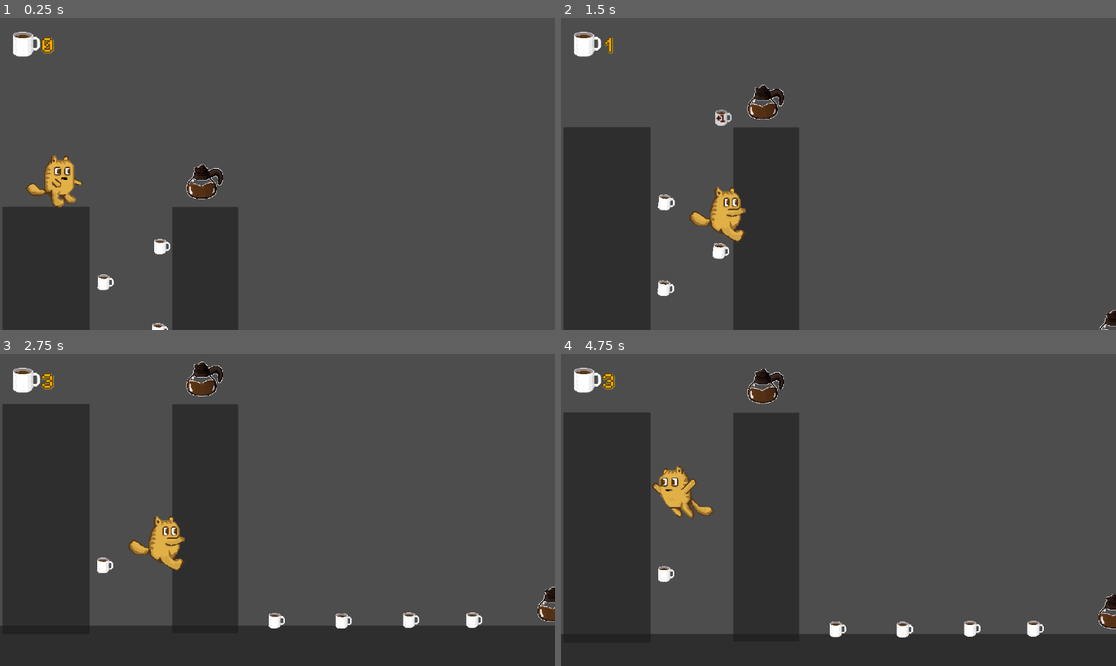
Above: before the commit, frames 1-4 (two rows, left to right).
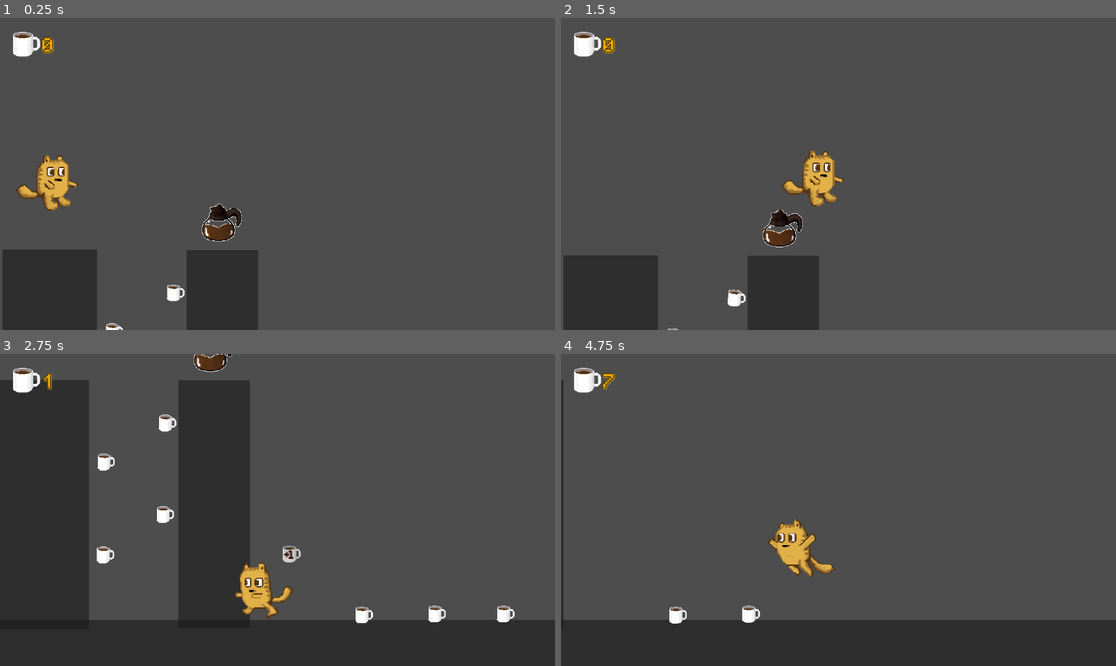
Above: after the commit, the same moments.

Repository: rnakkas/CoffeeCatProject
Game: Godot game, scene res://Scenes/test_level.tscn
Same seed, same stepped clock (60 frames per second), same inputs: the game is played once before the commit and once after it.
Inputs:
- Up to frame 1 (0.25 s): no input
- Up to frame 2 (1.5 s): hold Right (move_right) from 0.53 s (still down); tap Space (jump) at 0.77 s
- Up to frame 3 (2.75 s): tap Space (jump) at 1.52 s; release Right (move_right) at 2.03 s; hold Left (move_left) from 2.03 s (still down)
- Up to frame 4 (4.75 s): release Left (move_left) at 2.78 s; hold Right (move_right) 2.78-4.28 s; tap Space (jump) at 3.02, 3.77, 4.52 s; hold Left (move_left) from 4.28 s (still down)

The runs differ from the first frame. In frame 1, 7.4% of the frame differs, in the area x 0-47%, y 43-100%; in frame 2, 16%; in frame 3, 9.3%; in frame 4, 24%, in the area x 0-100%, y 4-91%.

Commit message:
minor changes to camera

Diff:
--- a/Scenes/player.tscn
+++ b/Scenes/player.tscn
@@ -279,9 +279,7 @@
 [node name="sprite" type="AnimatedSprite2D" parent="."]
 position = Vector2(-9, -1)
 sprite_frames = SubResource("SpriteFrames_4jm0p")
-animation = &"run"
-frame = 6
-frame_progress = 0.740467
+animation = &"idle"
 
 [node name="collider" type="CollisionShape2D" parent="."]
 position = Vector2(-9, 9)
--- a/Scenes/test_level.tscn
+++ b/Scenes/test_level.tscn
@@ -95,11 +95,11 @@
 position = Vector2(1918, 339)
 
 [node name="player" parent="." instance=ExtResource("1_wmqhn")]
-position = Vector2(21, -504)
+position = Vector2(-16, -633)
 scale = Vector2(1.68594, 1.62774)
 
 [node name="Camera2D" type="Camera2D" parent="player"]
-zoom = Vector2(0.6, 0.6)
+zoom = Vector2(0.65, 0.65)
 limit_left = 0
 limit_bottom = 550
 position_smoothing_enabled = true
